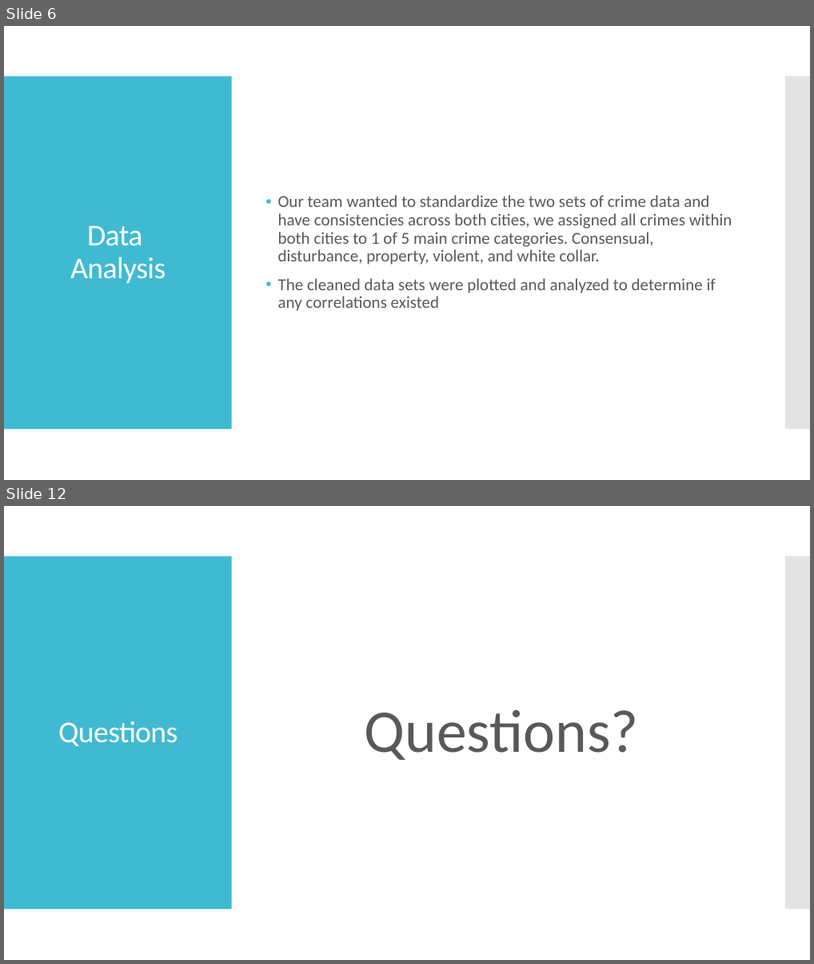
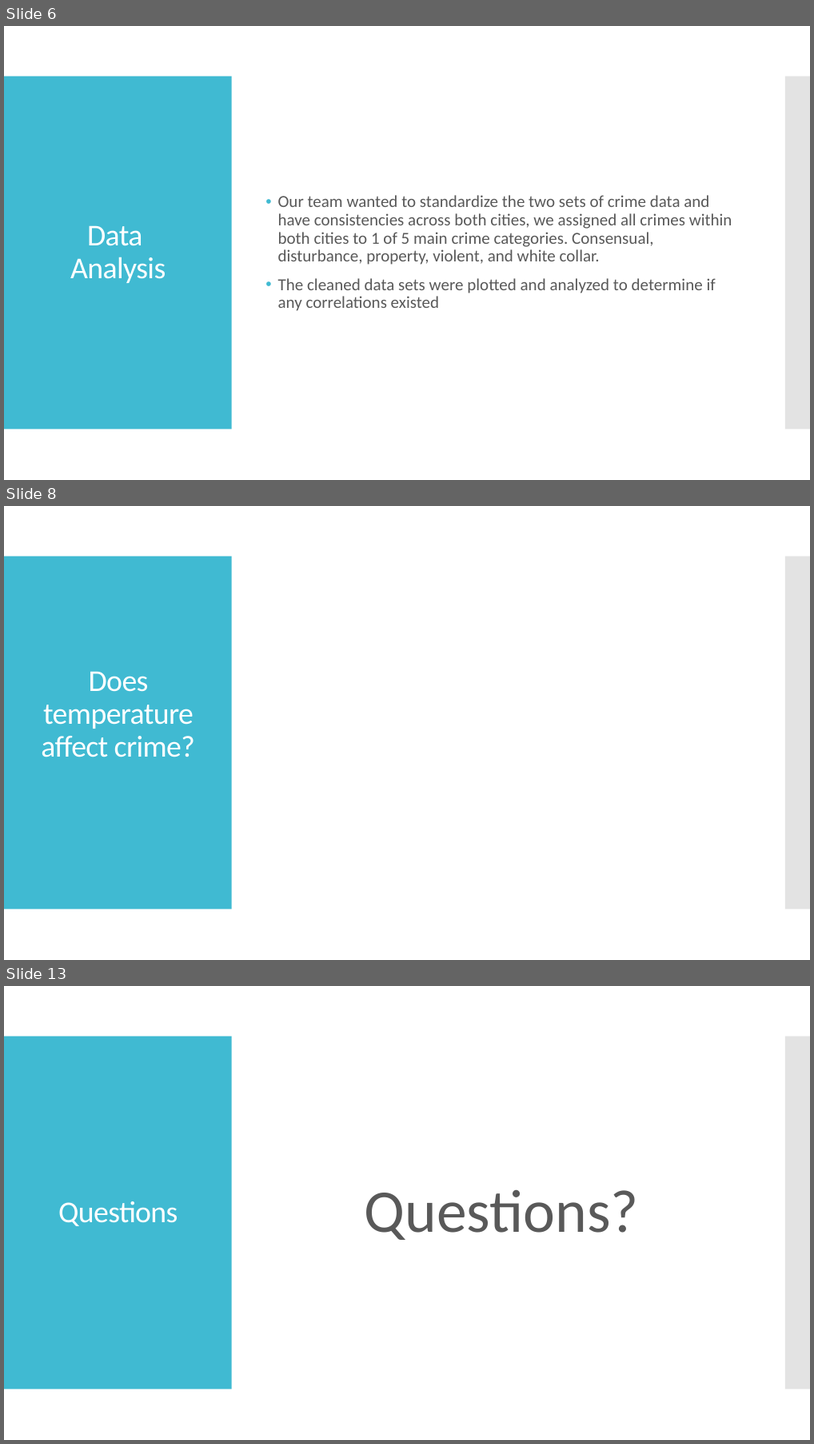
Before and after one commit to minxstm/Bootcamp_Project_1, a slide deck: Weather and Crime Data Analysis Presentation.pptx. Shown one above the other, each under a label of ours: slides 6 and 12 before the commit, slides 6, 8 and 13 after it; the slides between them are not shown. The pictures are 814x964 and 814x1444 pixels, drawn with LibreOffice and Linux fonts; fonts in the diff are those of the drawing. Boxes give left, top, right and bottom in pixels: in the first picture for what was removed or moved away, otherwise in the second. Text is boxed around its words. In the diff, an @@ line names an element or a change of style, - is before the commit and + after.

```diff
--- a/Weather and Crime Data Analysis Presentation.pptx
+++ b/Weather and Crime Data Analysis Presentation.pptx
@@ slide 8 added at (x1=4, y1=506, x2=810, y2=960), background #FFFFFF; not listed: 2 template elements that a slide beside it also shows @@
@@ title added at (x1=41, y1=671, x2=195, y2=757), 36 pt, text #FFFFFF @@
+Does temperature affect crime?
@@ what was slide 12 is now slide 13 @@
```
Also in this commit, not shown: 2 slides changed, 3 other slides added, 3 slides removed.
